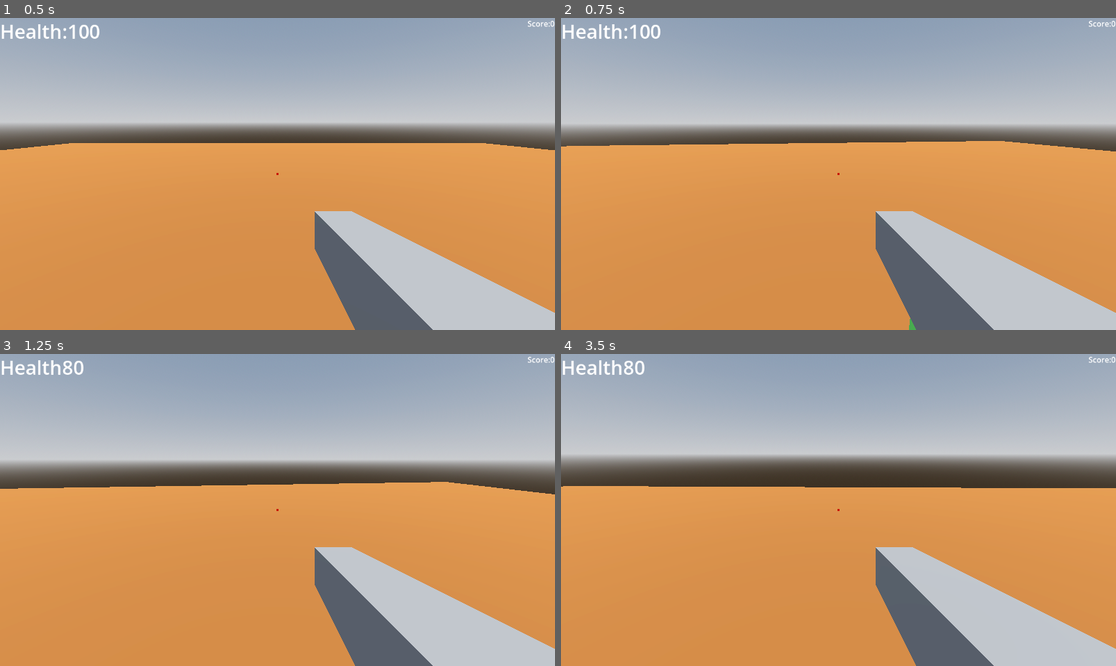
Above: before the commit, frames 1-4 (two rows, left to right).
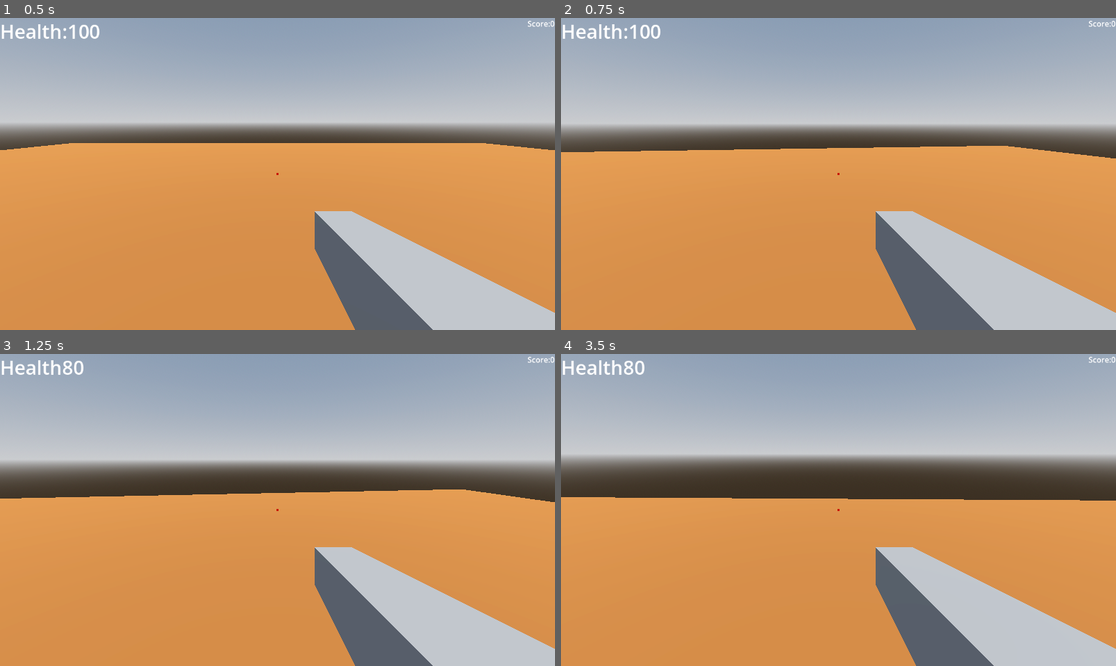
Above: after the commit, the same moments.

Repository: mohsin111111111/pkbg
Game: Godot game, scene res://world.tscn
Same seed, same stepped clock (60 frames per second), same inputs: the game is played once before the commit and once after it.
Inputs (mouse positions are in pixels of both pictures, inside the frame that each line leads up to):
- Up to frame 1 (0.5 s): no input
- Up to frame 2 (0.75 s): tap Enter (ui_accept) at 0.5 s; move the mouse to (866, 174) at 0.52 s; hold Up (ui_up) from 0.53 s (still down); hold Shift (sprint) from 0.53 s (still down)
- Up to frame 3 (1.25 s): keep holding Up (ui_up); keep holding Shift (sprint); tap Enter (ui_accept) at 0.77, 0.8, 1.07 s
- Up to frame 4 (3.5 s): keep holding Up (ui_up); move the mouse to (810, 510) at 1.27 s; release Shift (sprint) at 1.28 s; tap Enter (ui_accept) at 1.35, 1.52, 1.82, 2.3, 3.02, 3.32 s; tap Shift (sprint) at 1.55, 2.85 s; move the mouse to (849, 503) at 2.02 s; click (849, 503) at 2.1 s; move the mouse to (832, 516) at 2.77 s

Frame 1 is identical in both runs. In frame 2, 1.8% of the frame differs, in the area x 0-100%, y 39-100%; in frame 3, 2.7%; in frame 4, 3.7%, in the area x 0-100%, y 42-47%.

Commit message:
fixed bugs

Diff:
--- a/player.gd
+++ b/player.gd
@@ -1,6 +1,6 @@
 extends CharacterBody3D
 const WALK_SPEED = 5.0
-const SPRINT_SPEED = 9.0
+const SPRINT_SPEED = 12.0
 const JUMP_VELOCITY = 4.5
 
 var current_speed=WALK_SPEED
@@ -38,11 +38,11 @@
 		velocity.y -= gravity * delta
 	else:
 		jump_count=0
-	if Input.is_action_just_pressed("ui_accept") and is_on_floor():
+	if Input.is_action_just_pressed("ui_accept") and jump_count<max_jumps:
 		velocity.y = JUMP_VELOCITY
 		jump_count+=1
 
-	if Input.is_action_just_pressed("sprint"):
+	if Input.is_action_pressed("sprint"):
 		current_speed=SPRINT_SPEED
 	else:
 		current_speed=WALK_SPEED
